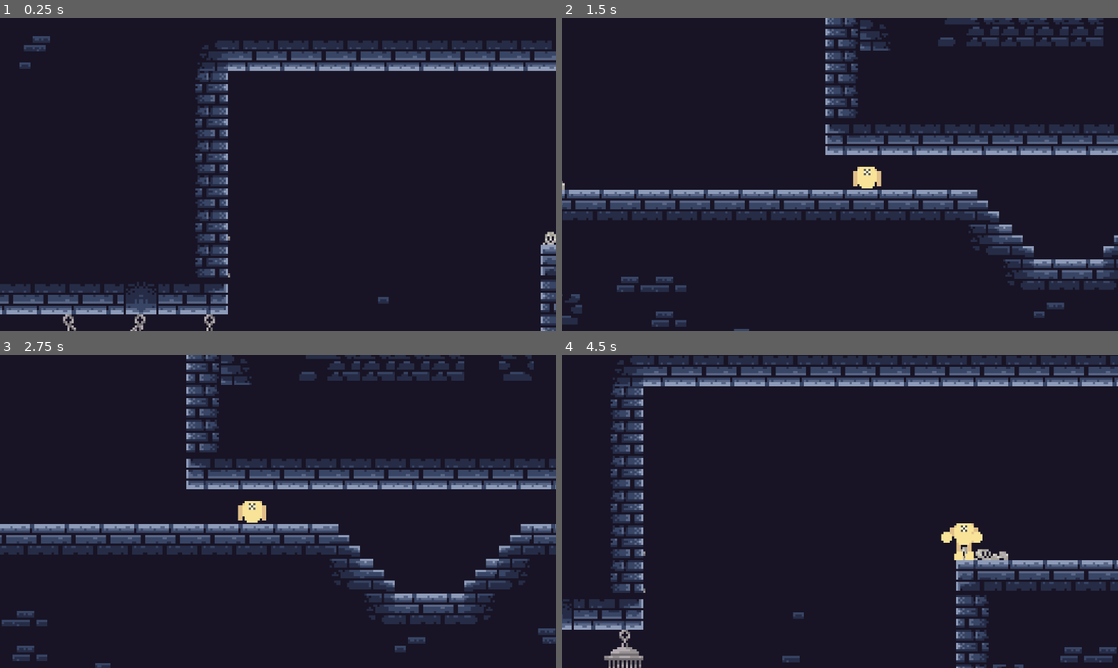
Above: before the commit, frames 1-4 (two rows, left to right).
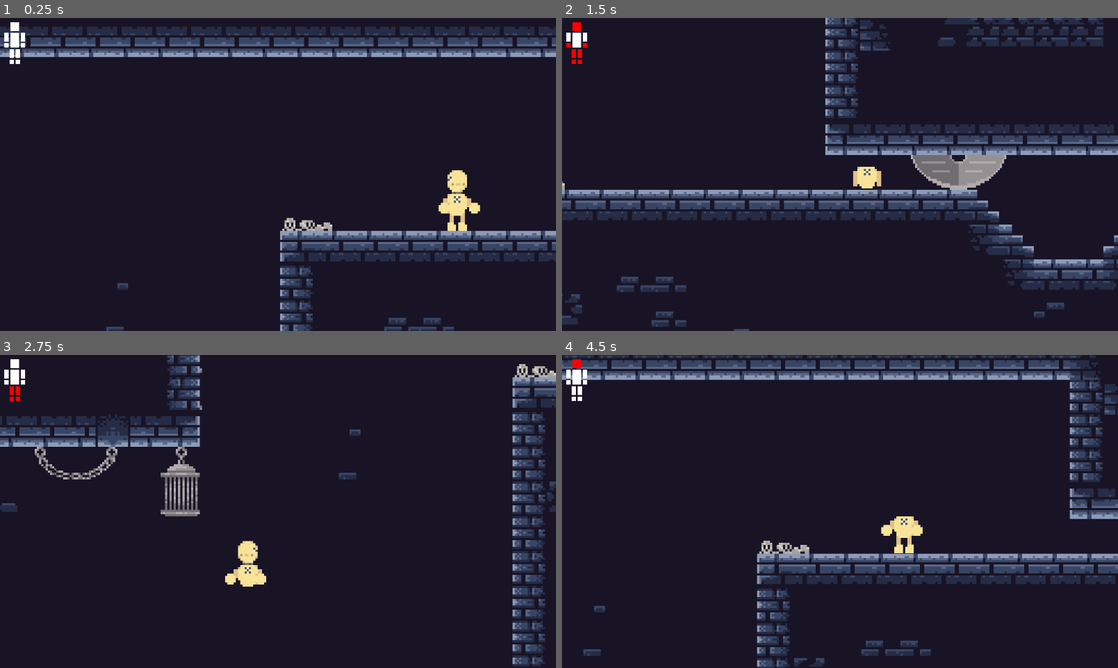
Above: after the commit, the same moments.

Repository: Splatube/EchoesOfSacrifice
Game: Godot game, scene res://Scenes/level.tscn
Two runs of this game, one before a commit and one after it. Both use one fixed random seed, a clock stepped at 60 frames per second and the inputs below.
Inputs:
- Up to frame 1 (0.25 s): no input
- Up to frame 2 (1.5 s): hold D (Right) from 0.53 s (still down); tap Shift (Dash) at 0.6 s; tap Space (Jump) at 0.77 s; tap Q (TimeSlow) at 1.35 s
- Up to frame 3 (2.75 s): tap Space (Jump) at 1.52 s; release D (Right) at 2.03 s; hold A (Left) from 2.03 s (still down); tap Shift (Dash) at 2.1 s
- Up to frame 4 (4.5 s): release A (Left) at 2.78 s; hold D (Right) 2.78-4.28 s; tap Q (TimeSlow) at 2.85, 4.35 s; tap Space (Jump) at 3.02, 3.77 s; tap Shift (Dash) at 3.6 s; tap R (Reset) at 4.15 s; hold A (Left) from 4.28 s (still down)

The runs differ from the first frame. In frame 1, 22% of the frame differs, in the area x 0-100%, y 1-100%; in frame 2, 1.6%; in frame 3, 25%, in the area x 0-100%, y 0-100%; in frame 4, 23%.

Commit message:
Start ui

Diff:
--- a/Scenes/level.tscn
+++ b/Scenes/level.tscn
@@ -1,18 +1,22 @@
-[gd_scene load_steps=4 format=3 uid="uid://ckvi88adfuxww"]
+[gd_scene load_steps=5 format=3 uid="uid://ckvi88adfuxww"]
 
 [ext_resource type="PackedScene" uid="uid://c2anetkxdn6ft" path="res://Scenes/map.tscn" id="1_6phgx"]
 [ext_resource type="PackedScene" uid="uid://hyqi75jxsnv7" path="res://Scenes/player.tscn" id="1_tumq0"]
 [ext_resource type="Script" uid="uid://emf5mjyeyw17" path="res://Scripts/camera.gd" id="3_6phgx"]
+[ext_resource type="PackedScene" uid="uid://djf0u78boh7ui" path="res://Scenes/ui.tscn" id="4_81xng"]
 
 [node name="Level" type="Node2D"]
 
 [node name="Map" parent="." instance=ExtResource("1_6phgx")]
+position = Vector2(-902, -98)
 
 [node name="Player" parent="." instance=ExtResource("1_tumq0")]
-position = Vector2(2098.1199, 295.16052)
+position = Vector2(1262, 196)
 speed = 200
 
 [node name="Camera2D" type="Camera2D" parent="." node_paths=PackedStringArray("target")]
 zoom = Vector2(5, 5)
 script = ExtResource("3_6phgx")
 target = NodePath("../Player")
+
+[node name="UI" parent="Camera2D" instance=ExtResource("4_81xng")]
--- a/Scenes/map.tscn
+++ b/Scenes/map.tscn
@@ -1,7 +1,9 @@
-[gd_scene load_steps=5 format=3 uid="uid://c2anetkxdn6ft"]
+[gd_scene load_steps=9 format=3 uid="uid://c2anetkxdn6ft"]
 
 [ext_resource type="Texture2D" uid="uid://446o6psrmyv2" path="res://Assets/Dungeon Tile Set.png" id="1_ci6au"]
 [ext_resource type="Script" uid="uid://clx3rhoawrdto" path="res://Scripts/saw.gd" id="2_26yhd"]
+[ext_resource type="Texture2D" uid="uid://c1wtqqsw1stdc" path="res://Assets/saw.png" id="3_myvm1"]
+[ext_resource type="Texture2D" uid="uid://dky58h3lcc76t" path="res://Assets/saw2.png" id="4_q0mm3"]
 
 [sub_resource type="TileSetAtlasSource" id="TileSetAtlasSource_26yhd"]
 texture = ExtResource("1_ci6au")
@@ -190,7 +192,25 @@
 physics_layer_0/collision_layer = 2
 sources/0 = SubResource("TileSetAtlasSource_26yhd")
 
+[sub_resource type="SpriteFrames" id="SpriteFrames_np2xp"]
+animations = [{
+"frames": [{
+"duration": 1.0,
+"texture": ExtResource("3_myvm1")
+}, {
+"duration": 1.0,
+"texture": ExtResource("4_q0mm3")
+}],
+"loop": true,
+"name": &"default",
+"speed": 20.0
+}]
+
+[sub_resource type="CircleShape2D" id="CircleShape2D_myvm1"]
+radius = 23.021729
+
 [node name="Map" type="Node2D"]
+position = Vector2(2062.0103, 215.29652)
 
 [node name="TileMap" type="TileMap" parent="."]
 texture_filter = 1
@@ -209,12 +229,17 @@
 layer_0/name = "Layer2"
 layer_0/tile_data = PackedInt32Array(1965956, 131072, 14, 1965957, 196608, 14, 1965958, 131072, 14, 1965959, 262144, 14 …(314 unchanged characters)…
 
-[node name="KillSaw" type="TileMap" parent="."]
+[node name="KillSaw" type="StaticBody2D" parent="."]
+position = Vector2(2250, 302)
+collision_layer = 2
+script = ExtResource("2_26yhd")
+
+[node name="Sprite" type="AnimatedSprite2D" parent="KillSaw"]
 texture_filter = 1
-position = Vector2(3571, 166)
-tile_set = SubResource("TileSet_p3ir5")
-format = 2
-layer_0/name = "Layer2"
-layer_0/tile_data = PackedInt32Array(589741, 458752, 15)
-script = ExtResource("2_26yhd")
-speed = 600
+sprite_frames = SubResource("SpriteFrames_np2xp")
+autoplay = "default"
+frame_progress = 0.876768
+
+[node name="CollisionShape2D" type="CollisionShape2D" parent="KillSaw"]
+position = Vector2(-0.010253906, -14.296509)
+shape = SubResource("CircleShape2D_myvm1")
--- /dev/null
+++ b/Scenes/ui.tscn
@@ -0,0 +1,85 @@
+[gd_scene load_steps=2 format=3 uid="uid://djf0u78boh7ui"]
+
+[ext_resource type="Script" uid="uid://elf0lwu7lo8v" path="res://Scripts/ui.gd" id="1_jxero"]
+
+[node name="UI" type="CanvasLayer" groups=["UI"]]
+script = ExtResource("1_jxero")
+
+[node name="Top Left" type="MarginContainer" parent="."]
+offset_right = 40.0
+offset_bottom = 40.0
+theme_override_constants/margin_left = 10
+theme_override_constants/margin_top = 10
+
+[node name="Minifig" type="VBoxContainer" parent="Top Left"]
+layout_mode = 2
+
+[node name="Head" type="ColorRect" parent="Top Left/Minifig"]
+custom_minimum_size = Vector2(20, 20)
+layout_mode = 2
+size_flags_horizontal = 4
+
+[node name="Body" type="HBoxContainer" parent="Top Left/Minifig"]
+layout_mode = 2
+size_flags_horizontal = 4
+
+[node name="Left Arm" type="VBoxContainer" parent="Top Left/Minifig/Body"]
+layout_mode = 2
+
+[node name="Left Arm" type="ColorRect" parent="Top Left/Minifig/Body/Left Arm"]
+custom_minimum_size = Vector2(10, 20)
+layout_mode = 2
+size_flags_horizontal = 4
+
+[node name="Left Hand" type="ColorRect" parent="Top Left/Minifig/Body/Left Arm"]
+custom_minimum_size = Vector2(10, 10)
+layout_mode = 2
+size_flags_horizontal = 4
+
+[node name="Body" type="ColorRect" parent="Top Left/Minifig/Body"]
+custom_minimum_size = Vector2(20, 30)
+layout_mode = 2
+size_flags_horizontal = 4
+
+[node name="Right Arm" type="VBoxContainer" parent="Top Left/Minifig/Body"]
+layout_mode = 2
+
+[node name="Right Arm" type="ColorRect" parent="Top Left/Minifig/Body/Right Arm"]
+custom_minimum_size = Vector2(10, 20)
+layout_mode = 2
+size_flags_horizontal = 4
+
+[node name="Right Hand" type="ColorRect" parent="Top Left/Minifig/Body/Right Arm"]
+custom_minimum_size = Vector2(10, 10)
+layout_mode = 2
+size_flags_horizontal = 4
+
+[node name="Legs" type="HBoxContainer" parent="Top Left/Minifig"]
+layout_mode = 2
+size_flags_horizontal = 4
+
+[node name="Left Leg" type="VBoxContainer" parent="Top Left/Minifig/Legs"]
+layout_mode = 2
+
+[node name="Left Leg" type="ColorRect" parent="Top Left/Minifig/Legs/Left Leg"]
+custom_minimum_size = Vector2(10, 20)
+layout_mode = 2
+size_flags_horizontal = 4
+
+[node name="Left Foot" type="ColorRect" parent="Top Left/Minifig/Legs/Left Leg"]
+custom_minimum_size = Vector2(10, 10)
+layout_mode = 2
+size_flags_horizontal = 4
+
+[node name="Right Leg" type="VBoxContainer" parent="Top Left/Minifig/Legs"]
+layout_mode = 2
+
+[node name="Right Leg" type="ColorRect" parent="Top Left/Minifig/Legs/Right Leg"]
+custom_minimum_size = Vector2(10, 20)
+layout_mode = 2
+size_flags_horizontal = 4
+
+[node name="Right Foot" type="ColorRect" parent="Top Left/Minifig/Legs/Right Leg"]
+custom_minimum_size = Vector2(10, 10)
+layout_mode = 2
+size_flags_horizontal = 4
--- a/Scripts/player.gd
+++ b/Scripts/player.gd
@@ -84,6 +84,14 @@
 
 
 func _physics_process(delta):
+	get_tree().call_group("UI", "update_limbs", {
+		"head": head,
+		"arms": arms,
+		"hands": hands,
+		"legs": legs,
+		"feet": feet
+		})
+
 	# Add the gravity.
 	velocity.y += gravity * delta
 
@@ -130,12 +138,9 @@
 	for i in get_slide_collision_count():
 		var collision = get_slide_collision(i)
 		var collider = collision.get_collider()
-
-		if collider is TileMap:
-			var tilemap: TileMap = collider
-			if tilemap.name.contains("Kill"):
-				if is_inside_tree():
-					get_tree().change_scene_to_packed(gameoverScene)
+		if collider.name.contains("Kill"):
+			if is_inside_tree():
+				get_tree().change_scene_to_packed(gameoverScene)
 
 
 func player_texture(texture: String) -> void:
--- a/Scripts/saw.gd
+++ b/Scripts/saw.gd
@@ -1,4 +1,4 @@
-extends TileMap
+extends StaticBody2D
 
 var startPosition
 var targetPosition
@@ -24,8 +24,7 @@
 	if Input.is_action_just_released("TimeSlow"):
 		canSlow = false
 
-	if int(position.x) % 4 == 0:
-		scale.x *= -1
+	$Sprite.speed_scale = slow
 
 	if forward:
 		if position.x >= targetPosition.x:
--- /dev/null
+++ b/Scripts/ui.gd
@@ -0,0 +1,12 @@
+extends CanvasLayer
+
+func update_limbs(limbs):
+	$"Top Left/Minifig/Head".color = "#ffffff" if limbs["head"] else "#ff0000"
+	$"Top Left/Minifig/Body/Left Arm/Left Arm".color = "#ffffff" if limbs["arms"] else "#ff0000"
+	$"Top Left/Minifig/Body/Left Arm/Left Hand".color = "#ffffff" if limbs["hands"] else "#ff0000"
+	$"Top Left/Minifig/Body/Right Arm/Right Arm".color = "#ffffff" if limbs["arms"] else "#ff0000"
+	$"Top Left/Minifig/Body/Right Arm/Right Hand".color = "#ffffff" if limbs["hands"] else "#ff0000"
+	$"Top Left/Minifig/Legs/Left Leg/Left Leg".color = "#ffffff" if limbs["legs"] else "#ff0000"
+	$"Top Left/Minifig/Legs/Left Leg/Left Foot".color = "#ffffff" if limbs["feet"] else "#ff0000"
+	$"Top Left/Minifig/Legs/Right Leg/Right Leg".color = "#ffffff" if limbs["legs"] else "#ff0000"
+	$"Top Left/Minifig/Legs/Right Leg/Right Foot".color = "#ffffff" if limbs["feet"] else "#ff0000"
--- a/project.godot
+++ b/project.godot
@@ -22,6 +22,10 @@
 window/size/mode=2
 window/size/initial_position_type=3
 window/size/initial_screen=2
+
+[global_group]
+
+UI=""
 
 [input]
 
Binary file added: Assets/saw.png
Not shown, added: Assets/saw.png.import
Binary file added: Assets/saw2.png
Not shown, added: Assets/saw2.png.import
Not shown, added: Scripts/ui.gd.uid
